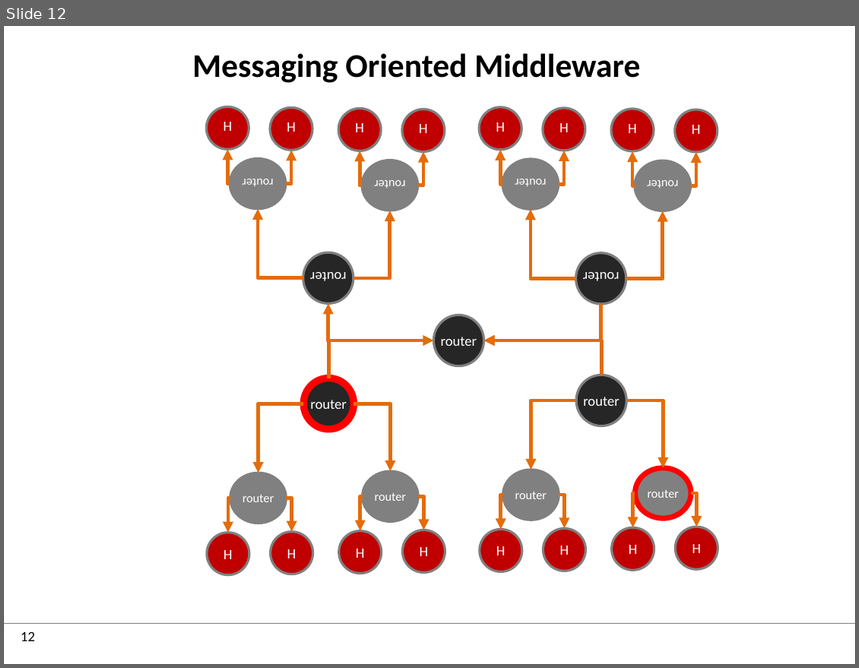
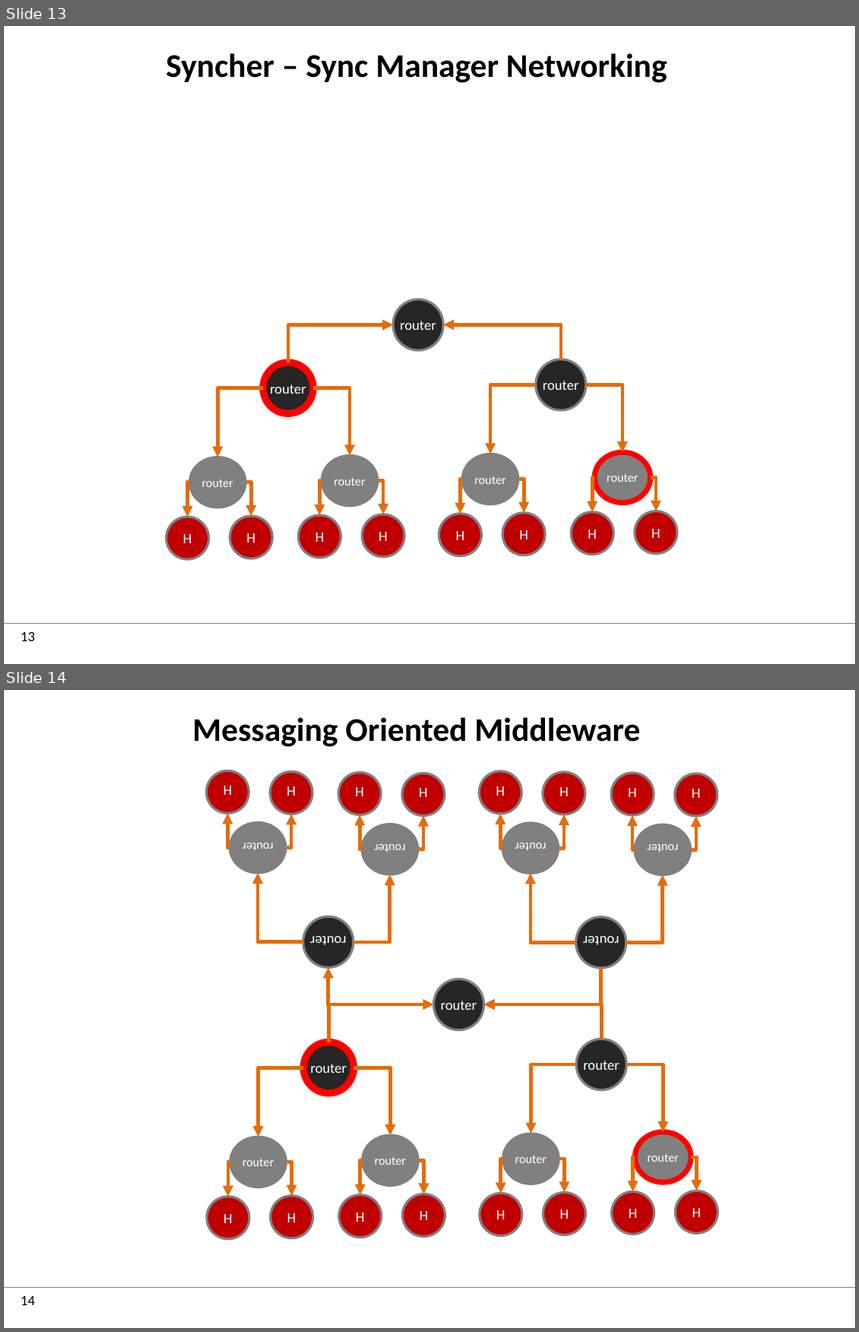
Before and after one commit to reTHINK-project/dev-service-framework, a slide deck: docs/manuals/images.pptx. Shown one above the other, each under a label of ours: slide 12 before the commit, slides 13 and 14 after it. The pictures are 859x668 and 859x1332 pixels, drawn with LibreOffice and Linux fonts; fonts in the diff are those of the drawing; background and template pictures are left out. Boxes give left, top, right and bottom in pixels: in the first picture for what was removed or moved away, otherwise in the second. Text is boxed around its words. In the diff, an @@ line names an element or a change of style, - is before the commit and + after.

Commit message:
p2p data sync more complete

```diff
--- a/docs/manuals/images.pptx
+++ b/docs/manuals/images.pptx
@@ slide 13 added at [4, 26, 855, 664], background #FFFFFF; not listed: 2 template elements that a slide beside it also shows @@
@@ title added at [166, 53, 667, 83], 28 pt, text #000000, bold @@
+Syncher – Sync Manager Networking
@@ ellipse added at [393, 300, 443, 351], fill #262626, outline #808080 2 pt, 12 pt, text #FFFFFF @@
+router
@@ elbow arrow added from (288, 363) to (393, 325), #E46C0A 3 pt @@
@@ elbow arrow added from (560, 360) to (443, 325), #E46C0A 3 pt @@
@@ ellipse added at [262, 363, 313, 414], fill #262626, outline #FF0000 6 pt, 12 pt, text #FFFFFF @@
+router
@@ ellipse added at [536, 360, 586, 411], fill #262626, outline #808080 2 pt, 12 pt, text #FFFFFF @@
+router
@@ elbow arrow added from (262, 389) to (218, 458), #E46C0A 3 pt @@
@@ elbow arrow added from (313, 389) to (350, 456), #E46C0A 3 pt @@
@@ elbow arrow added from (536, 385) to (490, 454), #E46C0A 3 pt @@
@@ elbow arrow added from (586, 385) to (623, 452), #E46C0A 3 pt @@
@@ ellipse added at [189, 458, 246, 508], fill #808080, outline #808080 2 pt, 10.5 pt, text #FFFFFF @@
+router
@@ ellipse added at [322, 456, 378, 506], fill #808080, outline #808080 2 pt, 10.5 pt, text #FFFFFF @@
+router
@@ ellipse added at [463, 454, 519, 504], fill #808080, outline #808080 2 pt, 10.5 pt, text #FFFFFF @@
+router
@@ ellipse added at [595, 452, 651, 503], fill #808080, outline #FF0000 4.5 pt, 10.5 pt, text #FFFFFF @@
+router
@@ elbow arrow added from (322, 481) to (320, 515), #E46C0A 3 pt @@
@@ elbow arrow added from (378, 481) to (384, 515), #E46C0A 3 pt @@
@@ elbow arrow added from (463, 480) to (460, 514), #E46C0A 3 pt @@
@@ elbow arrow added from (518, 480) to (524, 513), #E46C0A 3 pt @@
@@ elbow arrow added from (595, 478) to (592, 512), #E46C0A 3 pt @@
@@ elbow arrow added from (651, 478) to (656, 511), #E46C0A 3 pt @@
@@ elbow arrow added from (189, 482) to (188, 517), #E46C0A 3 pt @@
@@ elbow arrow added from (246, 482) to (251, 516), #E46C0A 3 pt @@
@@ ellipse added at [167, 517, 209, 560], fill #C00000, outline #808080 2 pt, 12 pt, text #FFFFFF @@
+H
@@ ellipse added at [230, 516, 272, 559], fill #C00000, outline #808080 2 pt, 12 pt, text #FFFFFF @@
+H
@@ ellipse added at [299, 515, 341, 558], fill #C00000, outline #808080 2 pt, 12 pt, text #FFFFFF @@
+H
@@ ellipse added at [363, 515, 405, 557], fill #C00000, outline #808080 2 pt, 12 pt, text #FFFFFF @@
+H
@@ ellipse added at [439, 514, 481, 556], fill #C00000, outline #808080 2 pt, 12 pt, text #FFFFFF @@
+H
@@ ellipse added at [503, 513, 545, 556], fill #C00000, outline #808080 2 pt, 12 pt, text #FFFFFF @@
+H
@@ ellipse added at [571, 512, 614, 555], fill #C00000, outline #808080 2 pt, 12 pt, text #FFFFFF @@
+H
@@ ellipse added at [635, 511, 677, 553], fill #C00000, outline #808080 2 pt, 12 pt, text #FFFFFF @@
+H
@@ what was slide 12 is now slide 14 @@
@@ page number at [21, 1296, 35, 1306]: text changed @@
-12
+14
```
Also in this commit, not shown: 1 slide changed, 2 other slides added, 5 other files.
